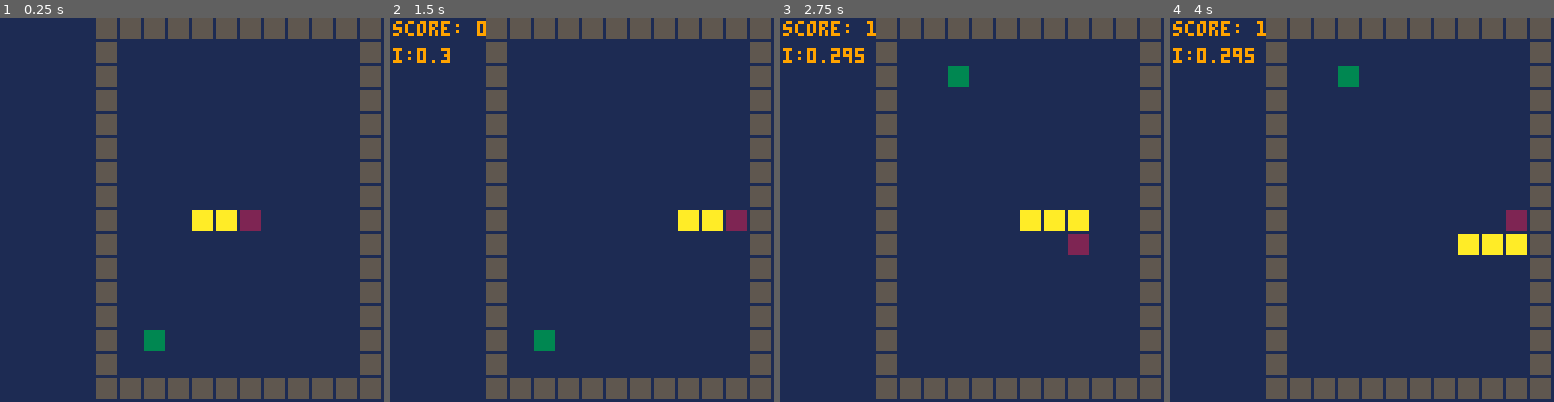
Above: before the commit, frames 1-4 (left to right).
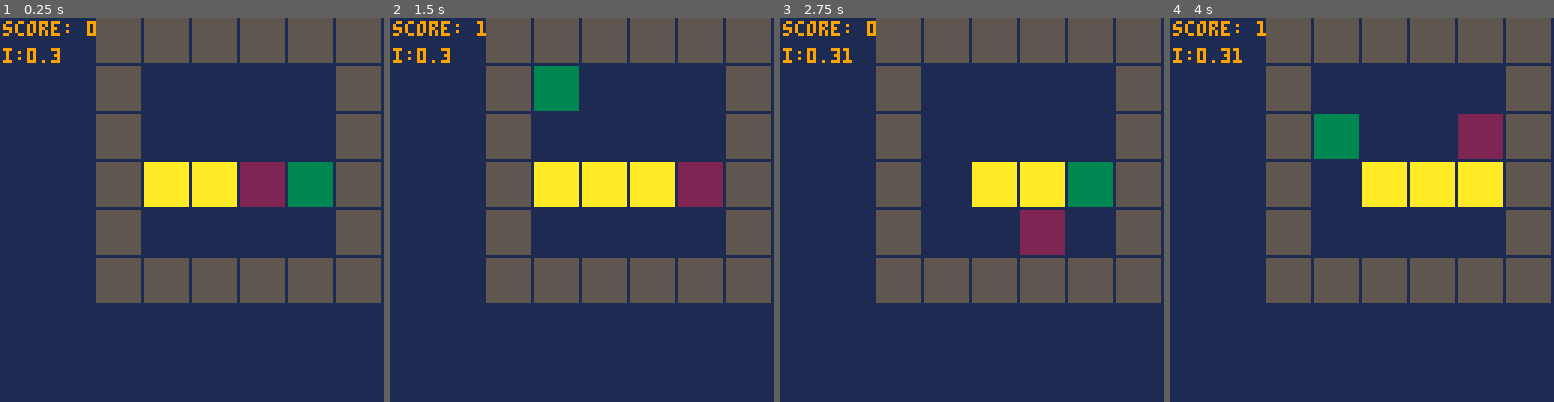
Above: after the commit, the same moments.

Repository: AriJalk/pico8-learning-snake
Game: PICO-8 cartridge snake.p8
Two runs of this game, one before a commit and one after it. Both use one fixed random seed, a clock stepped at 60 frames per second and the inputs below.
Inputs:
- Up to frame 1 (0.25 s): no input
- Up to frame 2 (1.5 s): tap O (Z key) at 0.33, 0.7, 1.43 s; tap X (X key) at 1.07 s
- Up to frame 3 (2.75 s): hold Left 1.97-2.37 s; tap X (X key) at 2.07, 2.4, 2.73 s; tap O (Z key) at 2.22 s; hold Down from 2.42 s (still down)
- Up to frame 4 (4 s): release Down at 2.82 s; hold Right 2.87-3.53 s; tap X (X key) at 3.07, 3.4, 3.73 s; tap O (Z key) at 3.1, 3.98 s; hold Up from 3.58 s (still down)

The runs differ from the first frame. In frame 1, 30% of the frame differs, in the area x 0-100%, y 0-100%; in frame 2, 31%; in frame 3, 29%; in frame 4, 31%, in the area x 13-100%, y 0-100%.

Commit message:
Edge cases solved, fruit spawns properly each time

Diff:
--- a/snake.p8
+++ b/snake.p8
@@ -8,17 +8,23 @@
 wall_pos = {}
 snake_size = 0
 score = 0
+head_pos=nil
 tail_pos=nil
 fruit_pos=nil
 
+--game flags
+is_fruit_placed=false
+
 --input
 dir_buffer=nil
 
 --grid variables
 --pixel size
-grid_size={x=96,y=128}
+--grid_size={x=96,y=128}
+grid_size={x=96,y=96}
 --number of tiles, in proportion to grid_size
-tile_num={x=12,y=16}
+--tile_num={x=12,y=16}
+tile_num={x=6,y=6}
 tile_size={x=grid_size.x/tile_num.x,y=grid_size.y/tile_num.y}
 margin=0.1
 
@@ -36,56 +42,80 @@
 
 
 function _init()
+	win_size=(tile_num.x-2)*(tile_num.y-2)
+	printh('winsize:'..win_size)
+	is_game_running=true
  update_interval=0.3
  snake_size=3
+ snake_pos={}
  score=0
+ segments={}
 	build_segments()
 	direction = {x=1,y=0}
 	build_wall()
 	build_snake()
+	tail_pos=nil
+	fruit_pos=pos_add(head_pos,direction)
+	is_fruit_placed=true
  last_time = time()
  draw_initial()
- add_fruit()
 end
 
 function _update()
-	update_input()
-	update_time += time()-last_time
-	last_time = time()
-	if(update_time > update_interval) then
-		update_time = 0
-		update_snake()
-		if check_collision(snake_pos[1]) then
-		 _init()
+	if is_game_running then
+		update_input()
+		update_time += time()-last_time
+		last_time = time()
+		if(update_time > update_interval) then
+			update_time = 0
+			update_snake()
+			if is_fruit_placed and is_game_running then
+				add_fruit()
+			end
+			if check_collision(snake_pos[1]) then
+			 _init()
+			 return
+			end
 		end
-		draw_update()
-	end
---	if (btn(❎)) then
---		update_speed += 0.01
---		update_speed = min(update_speed,1)
---		--update_speed = mid(0, updade_speed, 2)
---	elseif (btn(🅾️)) then
---		update_speed -= 0.01
---		update_speed = max(0,update_speed)
+	draw_update()
+ end
+	if (btn(❎)) then
+		update_interval += 0.01
+		update_interval = min(update_interval,1)
+		--update_speed = mid(0, updade_speed, 2)
+	elseif (btnp(🅾️)) then
+		_init()
+		return
+--		update_interval -= 0.01
+--		update_interval = max(0,update_interval)
 --		--update_speed = mid(0, update_speed, 2)
---	end
-end
-
---todo: draw only changes
+	end
+end
+
+
+-->8
+-- draw functions
+
+--engine draw managers
+
 function draw_initial()
 	cls(1)
  draw_wall()
  draw_snake_initial()
+ draw_fruit()
 	flip()
 end
 
 function draw_update()
 	draw_snake_update()
 	draw_panel()
+	if is_fruit_placed then
+		draw_fruit()
+	end
 	flip()
 end
--->8
--- draw functions
+
+--draw functions
 function draw_tile(pos,col)
 	local draw_pos=grid_game_position(pos)
 	draw_pos.x += 128 - grid_size.x
@@ -93,6 +123,11 @@
 		draw_pos.x+tile_size.x-1-margin,draw_pos.y+tile_size.y-1-margin,col)
 end
 
+function draw_fruit()
+	draw_tile(fruit_pos,3)
+	is_fruit_placed=false
+end
+
 function draw_snake_initial()
  for i=2,snake_size do
 	 draw_tile(snake_pos[i],10)
@@ -102,7 +137,7 @@
 
 function draw_snake_update()
 	--remove tail
-	if not pos_equals(tail_pos,fruit_pos) then
+	if tail_pos and not pos_equals(tail_pos,fruit_pos) then
 		draw_tile(tail_pos,1)
 	end
 	--add head
@@ -134,6 +169,11 @@
 --
 -- end
 --	print(fruit_pos.x..','..fruit_pos.y,1,50)
+end
+
+function draw_win_screen()
+ rectfill(30,30,98,98,4)
+ print('you win',64,64)
 end
 -->8
 -- update functions
@@ -161,34 +201,26 @@
 
 
 function update_snake()
-	local fruit_eaten=false
-	local new_pos=pos_add(snake_pos[1],direction)
+	head_pos=pos_add(snake_pos[1],direction)
 	--check if fruit eaten
-	if not pos_equals(new_pos,fruit_pos) then
+	if not pos_equals(head_pos,fruit_pos) then
 		--update tail
 		tail_pos=snake_pos[snake_size]
 		del_collision(tail_pos)
 	else
+		is_fruit_placed=true
 		snake_size+=1
-		fruit_eaten=true
-	end
-
+		score+=1
+ 	update_interval-=0.01
+ 	update_interval=max(0,update_interval)
+	end
 	--update body
 	for cell=snake_size,2,-1 do
  		snake_pos[cell]=snake_pos[cell-1]
  end
  --update head
- snake_pos[1] = pos_add(snake_pos[1],direction)
- if snake_pos[2]!=nil then
-  add_collision(snake_pos[2])
- end
- --add fruit if needed
- if fruit_eaten then
- 	score+=1
- 	add_fruit()
- 	update_interval-=0.005
- 	update_interval=max(0,update_interval)
- end
+ add_collision(snake_pos[1])
+ snake_pos[1] = head_pos
 end
 
 function check_collision(pos)
@@ -219,12 +251,17 @@
 function add_fruit()
  while true do
  	local pos=pos_rnd()
- 	if not check_collision(pos) and not pos_equals(pos,snake_pos[1]) then
+ 	if not check_collision(pos) and not pos_equals(pos,head_pos) then
  	 fruit_pos=pos
- 	 draw_tile(pos,3)
+-- 	 printh('pos:'..pos_str(fruit_pos))
+--			printh('head:'..pos_str(head_pos))
  		return
  	end
  end
+end
+
+function check_victory()
+	return snake_size==win_size
 end
 -->8
 -- position
@@ -262,6 +299,7 @@
 
 function build_snake()
 	snake_pos[1] = {x=tile_num.x/2,y=tile_num.y/2}
+	head_pos=snake_pos[1]
 	for cell=2,snake_size do
 		local pos=pos_cpy(snake_pos[cell-1])
 		local diff={x=-direction.x,y=-direction.y}
